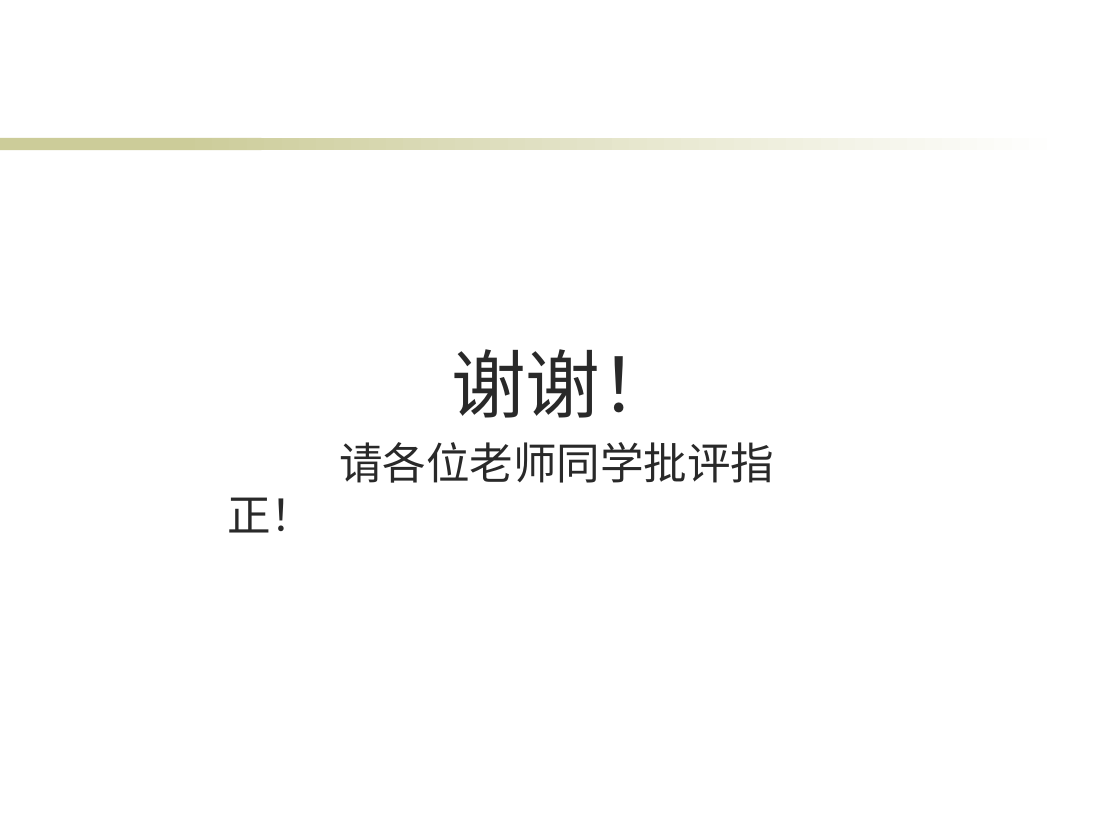
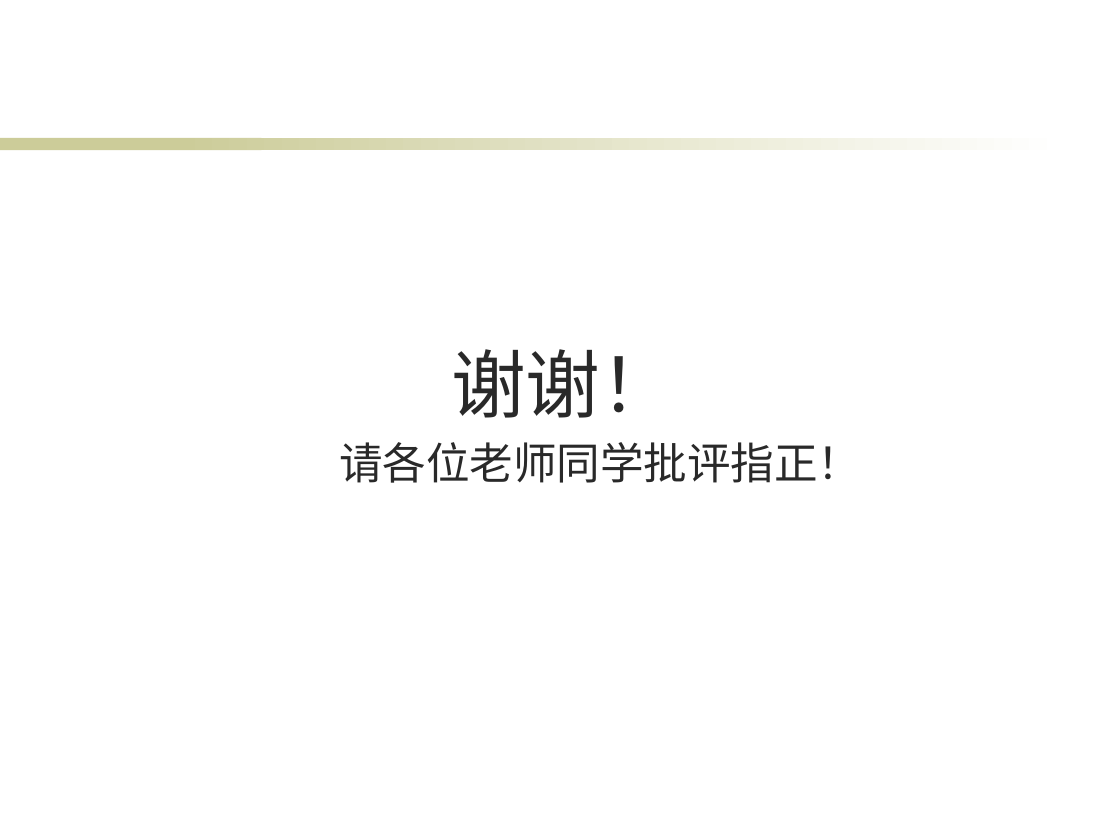
Before and after one commit to wqpod2g/paper, a slide deck: slide 30 of 毕业答辩ppt.pptx. Drawn at 1120x840 pixels with LibreOffice and Linux fonts; fonts in the diff are those of the drawing; background and template pictures are left out. Boxes give left, top, right and bottom in pixels: in the first picture for what was removed or moved away, otherwise in the second. Text is boxed around its words. In the diff, an @@ line names an element or a change of style, - is before the commit and + after.

```diff
--- a/毕业答辩ppt.pptx
+++ b/毕业答辩ppt.pptx
@@ text "谢谢！" rewrapped from [339,349,774,483] to [339,349,861,483] @@
```
Also in this commit, not shown: 4 other slides changed.
